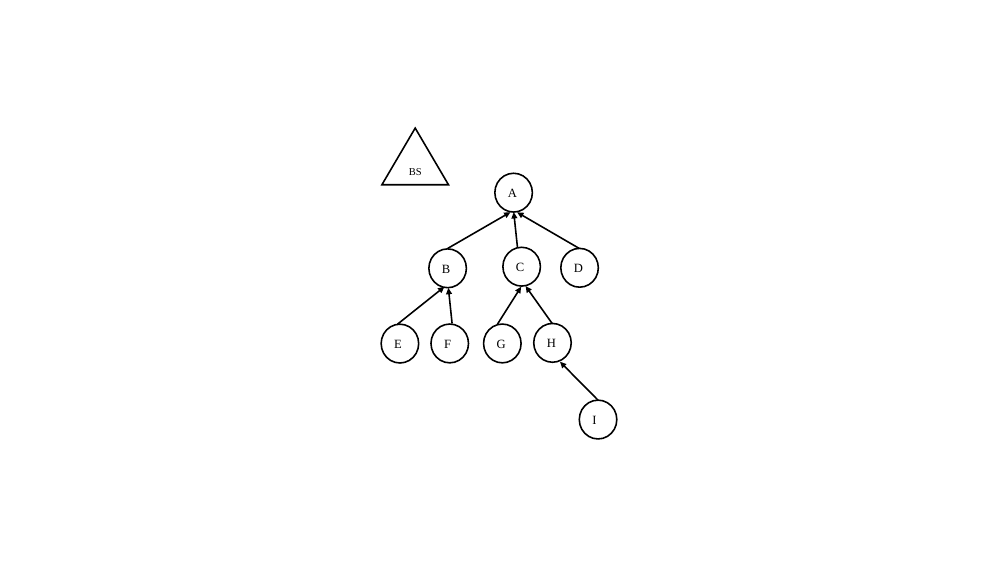
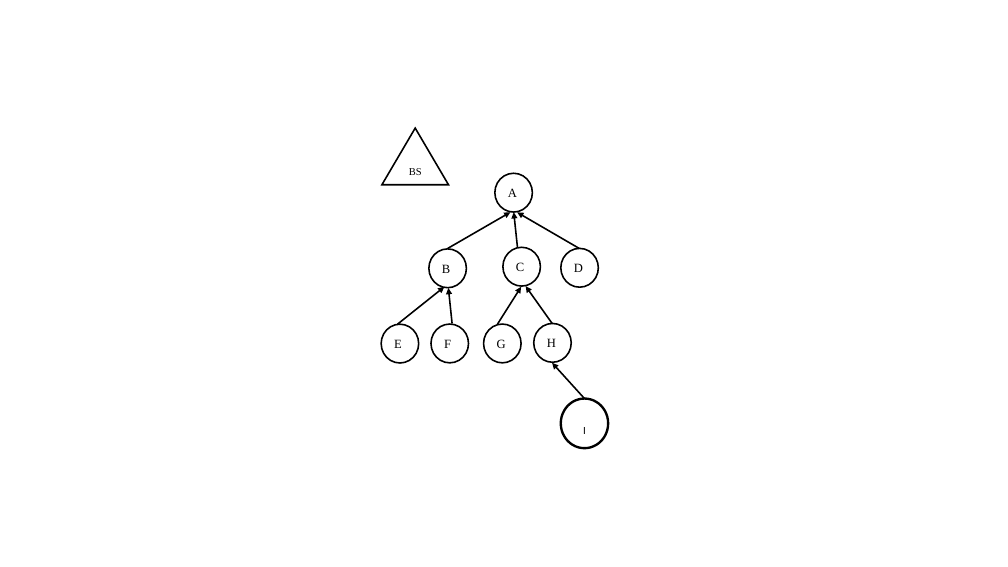
Before and after one commit to kavitshah8/thesis-, a slide deck: slide 5 of images/pics.pptx. Drawn at 1008x567 pixels with LibreOffice and Linux fonts; fonts in the diff are those of the drawing. Boxes give left, top, right and bottom in pixels: in the first picture for what was removed or moved away, otherwise in the second. Text is boxed around its words. In the diff, an @@ line names an element or a change of style, - is before the commit and + after.

```diff
--- a/images/pics.pptx
+++ b/images/pics.pptx
@@ arrow moved from (598, 400) - (560, 362) to (585, 399) - (552, 363) @@
@@ ellipse "I" resized from (x1=579, y1=400, x2=617, y2=439) to (x1=561, y1=399, x2=609, y2=448) @@
@@ ellipse "I" at (x1=561, y1=399, x2=609, y2=448): size 12 to 18 pt, font Times New Roman to Calibri, now subscript; alignment left to centre; line spacing 1.07 to 1; less space between paragraphs; fill #FFFFFF to none; outline #000000 1.5 pt to #000000 2.25 pt @@
```
Also in this commit, not shown: 1 slide added, 11 other files.
